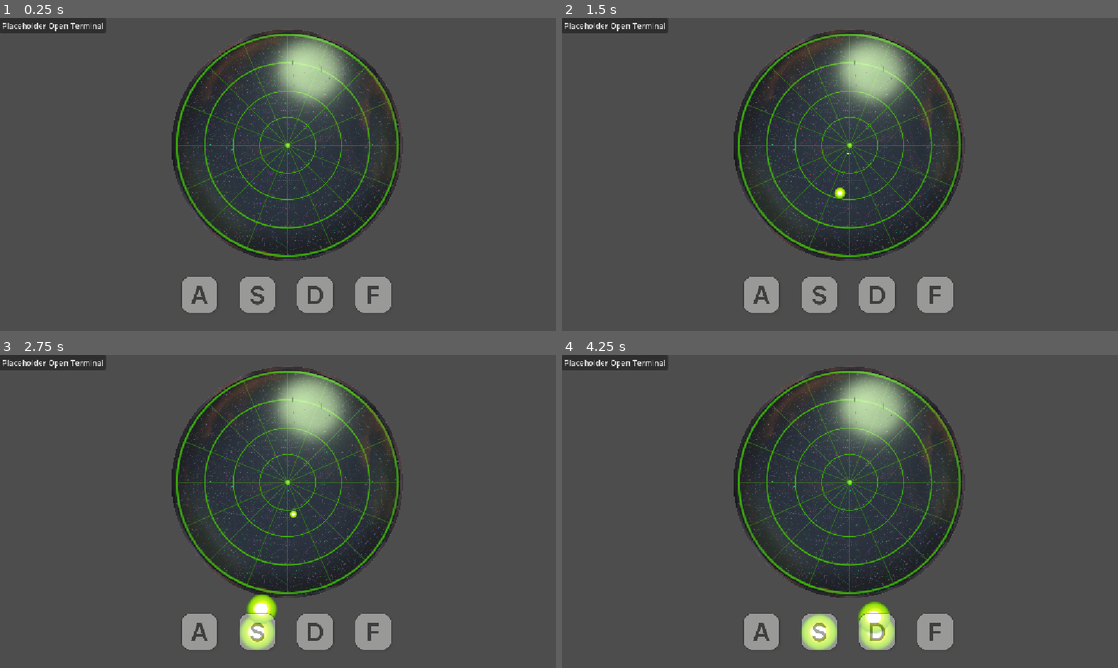
Above: before the commit, frames 1-4 (two rows, left to right).
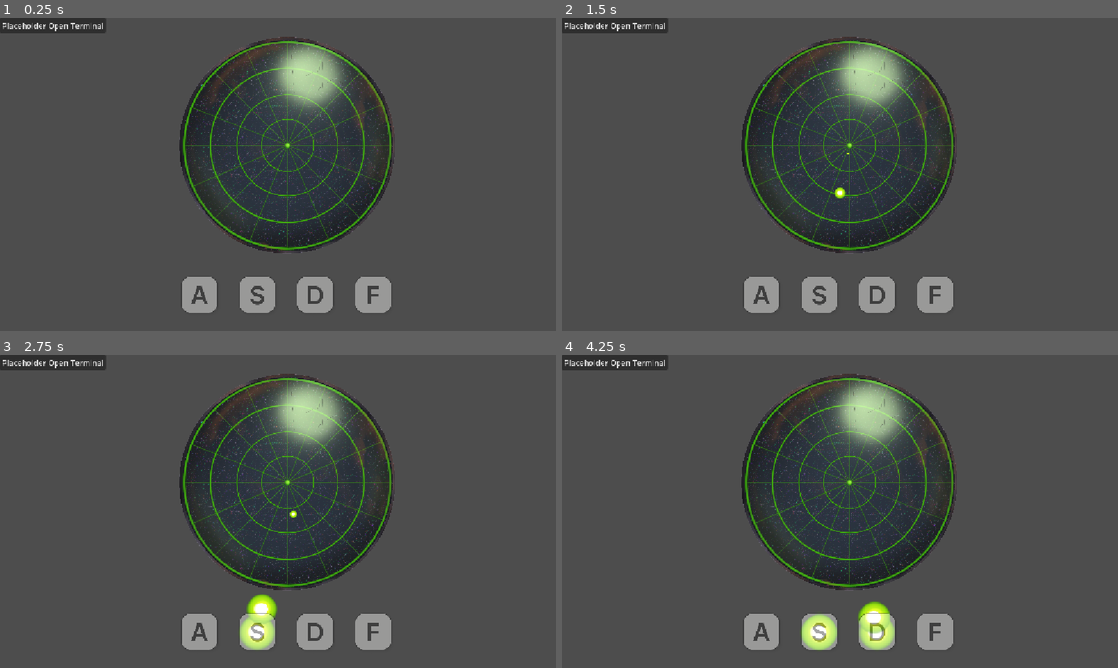
Above: after the commit, the same moments.

Repository: Game-Jam-Studio/Brackeys-Jam-2026.2
Game: Godot game, scene res://Levels/rhythmMinigame.tscn
Same seed, same stepped clock (60 frames per second), same inputs: the game is played once before the commit and once after it. This scene is started directly instead of the project's main scene.
Inputs (mouse positions are in pixels of both pictures, inside the frame that each line leads up to):
- Up to frame 1 (0.25 s): no input
- Up to frame 2 (1.5 s): click "Placeholder Open Terminal" at 0.5 s; tap Enter at 1.25 s; move the mouse to (962, 158) at 1.27 s; hold E (interact) from 1.28 s (still down); click (962, 158) at 1.42 s
- Up to frame 3 (2.75 s): release E (interact) at 2 s; drag from (166, 527) to (266, 577) at 2.02 s
- Up to frame 4 (4.25 s): move the mouse to (895, 442) at 2.77 s; hold E (interact) 2.78-3.5 s; drag from (812, 574) to (878, 630) at 3.52 s

The runs differ from the first frame. In frame 1, 7.9% of the frame differs, in the area x 30-73%, y 3-78%; in frame 2, 7.9%; in frame 3, 7.9%; in frame 4, 7.9%.
Error in both runs: Attempt to call function 'pause' in base 'null instance' on a null instance. (res://Scripts/Common/terminal_ui_manager.gd:34)

Commit message:
changed UI scale

Diff:
--- a/brackeys-jam-2026.2/Levels/rhythmMinigame.tscn
+++ b/brackeys-jam-2026.2/Levels/rhythmMinigame.tscn
@@ -94,7 +94,7 @@
 
 [node name="CircleSane" type="Sprite2D" parent="." unique_id=1390548275]
 position = Vector2(596, 264)
-scale = Vector2(0.3, 0.3)
+scale = Vector2(0.28, 0.28)
 texture = ExtResource("10_h250t")
 
 [connection signal="pressed" from="Example/Button" to="Example/Button" method="_on_pressed"]
--- a/brackeys-jam-2026.2/Scripts/Rhythm/note.gd
+++ b/brackeys-jam-2026.2/Scripts/Rhythm/note.gd
@@ -6,7 +6,6 @@
 @export var initial_scale: Vector2 = Vector2(0.1, 0.1) # Starting size when spawned
 @export var target_scale: Vector2 = Vector2(1.0, 1.0) # Full size at destination
 
-var direction: Vector2
 var start_position: Vector2
 var total_distance: float = 0.0
 
@@ -19,7 +18,6 @@
 func _ready() -> void:
 	start_position = position
 	total_distance = start_position.distance_to(destination)
-	direction = global_position.direction_to(destination)
 
 
 # Called every frame. 'delta' is the elapsed time since the previous frame.
